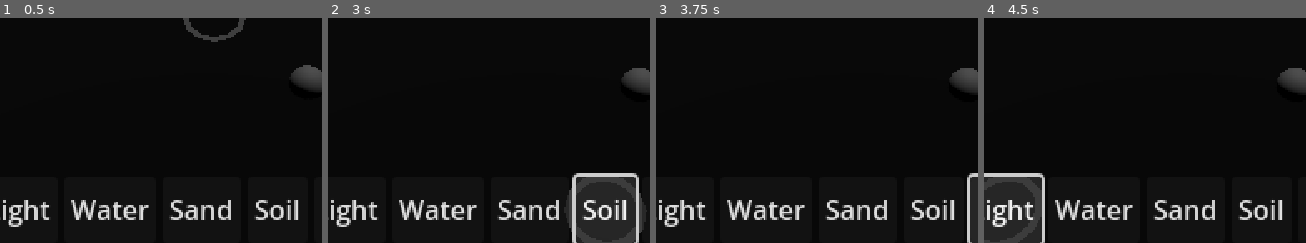
Above: before the commit, frames 1-4 (left to right).
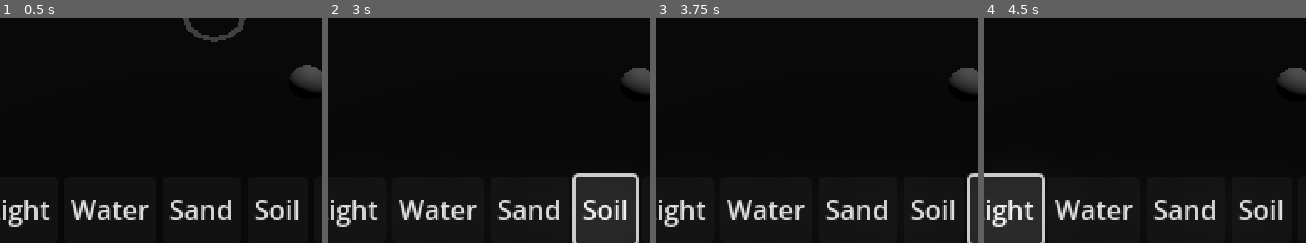
Above: after the commit, the same moments.

Repository: nulture/micro_jam_017_islands
Game: Godot game, scene res://scenes/world.tscn
Same seed, same stepped clock (60 frames per second), same inputs: the game is played once before the commit and once after it.
Inputs:
- Up to frame 1 (0.5 s): no input
- Up to frame 2 (3 s): click "Light" at 0.5 s; click "Water" at 1.25 s; click "Sand" at 2 s; click "Soil" at 2.75 s
- Up to frame 3 (3.75 s): click "Lightning" at 3.5 s
- Up to frame 4 (4.5 s): click "Light" at 4.25 s
The pictures show only the part of the screen within x 29-79%, y 50-100%; the shares and areas given below are measured in that part.

Frame 1 is identical in both runs. In frame 2, 0.3% of the frame differs, in the area x 74-98%, y 75-96%; in frame 3, less than 0.1%; in frame 4, less than 0.1%.

Commit message:
Added basic terrain brush and terrain body

Diff:
--- a/scenes/player_tools/tool_sand.tscn
+++ b/scenes/player_tools/tool_sand.tscn
@@ -7,3 +7,4 @@
 script = ExtResource("2_hunu4")
 height = 0.05
 radius = 2.0
+falloff = 0.5
--- a/scenes/world.tscn
+++ b/scenes/world.tscn
@@ -17,6 +17,8 @@
 size = Vector2(40, 40)
 
 [sub_resource type="SphereMesh" id="SphereMesh_yvtc8"]
+
+[sub_resource type="HeightMapShape3D" id="HeightMapShape3D_go6xd"]
 
 [sub_resource type="PlaneMesh" id="PlaneMesh_ktp6w"]
 material = ExtResource("6_i5kdh")
@@ -53,9 +55,19 @@
 transform = Transform3D(1, 0, 0, 0, 1, 0, 0, 0, 1, 20, 0, 20)
 mesh = SubResource("SphereMesh_yvtc8")
 
-[node name="terrain" type="MeshInstance3D" parent="."]
+[node name="terrain" type="Node3D" parent="." node_paths=PackedStringArray("shape", "mesh")]
+script = ExtResource("7_uh1ch")
+shape = NodePath("body/shape")
+mesh = NodePath("mesh")
+known_size = 40.0
+pixels_per_unit = 6.4
+
+[node name="body" type="AnimatableBody3D" parent="terrain"]
+
+[node name="shape" type="CollisionShape3D" parent="terrain/body"]
+shape = SubResource("HeightMapShape3D_go6xd")
+
+[node name="mesh" type="MeshInstance3D" parent="terrain"]
 transform = Transform3D(1, 0, 0, 0, 1, 0, 0, 0, 1, 20, 0, 20)
 mesh = SubResource("PlaneMesh_ktp6w")
-script = ExtResource("7_uh1ch")
-known_size = 40.0
-pixels_per_unit = 25.6
+skeleton = NodePath("../..")
--- a/scripts/terrain.gd
+++ b/scripts/terrain.gd
@@ -1,8 +1,12 @@
-class_name Terrain extends MeshInstance3D
+class_name Terrain extends Node3D
+
+@export var shape : CollisionShape3D
+@export var mesh : MeshInstance3D
 
 @export var known_size : float = 1.0
 @export var pixels_per_unit : float = 1.0
 
+var hmap_shape : HeightMapShape3D
 var image : Image
 var texture : ImageTexture
 
@@ -12,30 +16,27 @@
 func _ready() -> void:
 	inst = self
 
-	var mat = mesh.surface_get_material(0) as ShaderMaterial
+	hmap_shape = shape.shape
+
+	var mat = mesh.mesh.surface_get_material(0) as ShaderMaterial
 	texture = mat.get_shader_parameter("height") as ImageTexture
 	print(texture)
 
 	var data = PackedByteArray()
-	data.resize(1024 * 1024 * 12)
+	data.resize(256 * 256 * 12)
 	image = Image.new()
-	image.set_data(1024, 1024, false, Image.FORMAT_RGBF, data)
+	image.set_data(256, 256, false, Image.FORMAT_RGBF, data)
 	texture.set_image(image)
 	pass # Replace with function body.
 
 func add_height(unit_position : Vector2, height : float, radius : float, falloff : float) -> void :
-	#print("unit_position: ", unit_position, ", unit_radius: ", radius)
-
-	unit_position -= Vector2.ONE * radius * 0.5
+	unit_position -= Vector2.ONE * radius
 	radius *= pixels_per_unit
 	unit_position *= pixels_per_unit
 	var unit_center = unit_position
 
 	var rect_position = Vector2i(unit_position)
-	var rect_center = Vector2i(unit_center)
 	var rect_size : int = ceil(radius * 2)
-
-	#print("pixel_position: ", rect_position, ", pixel_radius: ", radius)
 
 	for ix in rect_size :
 		var x = rect_position.x + ix
@@ -51,17 +52,22 @@
 				continue
 			var ipos = Vector2i(ix, iy)
 			var pos = Vector2i(x, y)
-			var dist = (ipos - rect_center).length()
+			var dist = (ipos - Vector2i(rect_size, rect_size) / 2).length()
 
 			if dist > radius : continue
 
+			#var dist_alpha = clamp(remap(dist, 1 - falloff, dist / radius, 1.0, 0.0), 0.0, 1.0)
+			#var ih = height * dist_alpha
+			var ih = height * (1.0 - dist / radius)
+
 			var c = image.get_pixelv(pos)
 
-			c += Color(height, height, height)
+			c += Color(ih, ih, ih)
 
 			image.set_pixelv(pos, c)
 
 	texture.set_image(image)
+	hmap_shape.map_data = image.get_data().to_float32_array()
 
 # Called every frame. 'delta' is the elapsed time since the previous frame.
 func _process(delta: float) -> void:
Not shown: 1 places in scenes/world.tscn that only renumber resources
